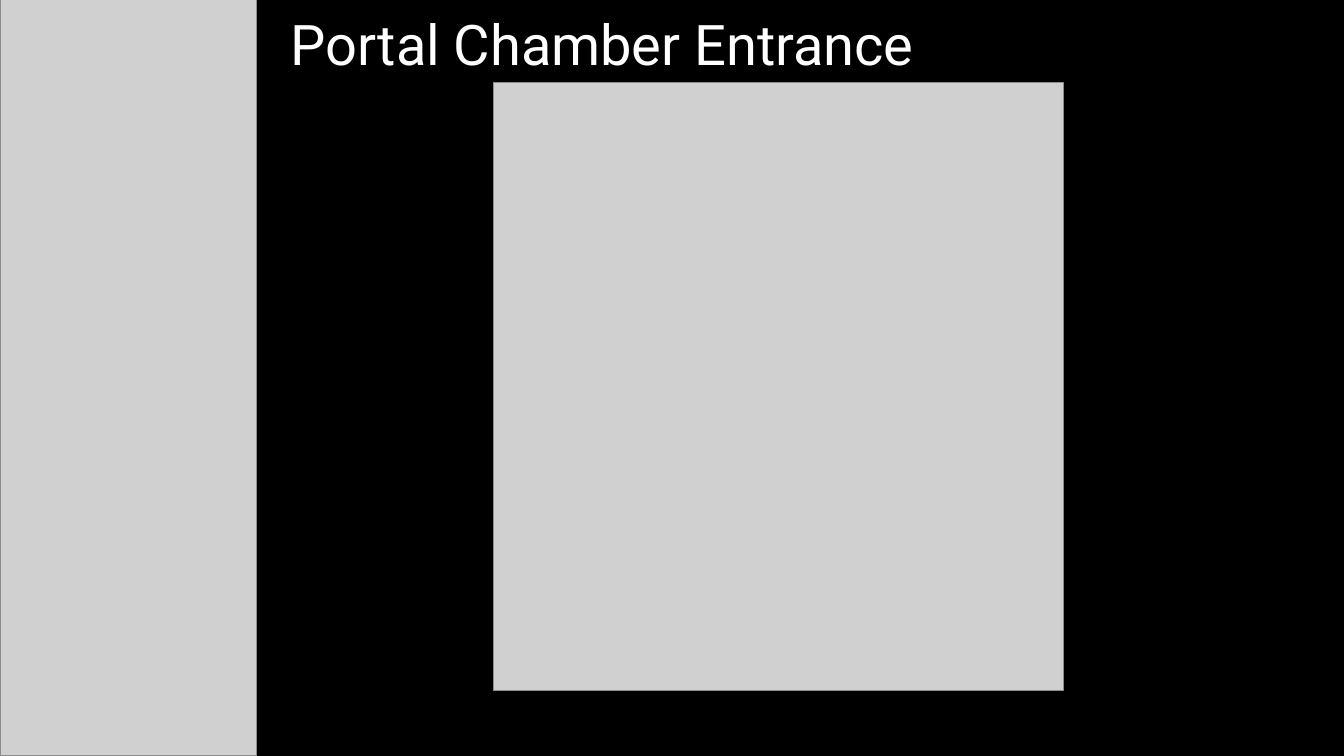
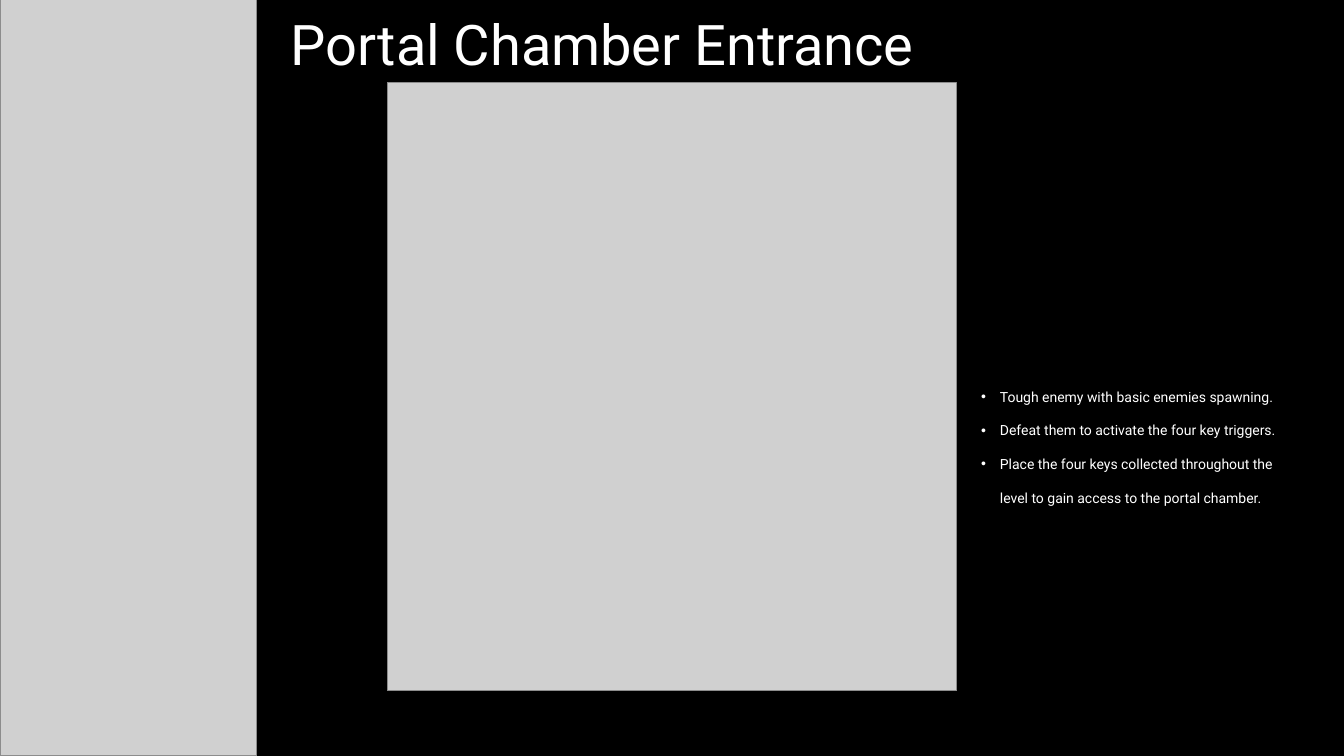
Before and after one commit to Trackneon/Game-Design, a slide deck: slide 14 of Basic Mechanics.pptx (slide 10 before the commit). Drawn at 1344x756 pixels with LibreOffice and Linux fonts; fonts in the diff are those of the drawing; grey boxes stand for pictures; background and template pictures are left out. Boxes give left, top, right and bottom in pixels: in the first picture for what was removed or moved away, otherwise in the second. Text is boxed around its words. In the diff, an @@ line names an element or a change of style, - is before the commit and + after.

```diff
--- a/Basic Mechanics.pptx
+++ b/Basic Mechanics.pptx
@@ picture: place and size @@
-picture at [494, 83, 1064, 691]
+picture at [387, 83, 957, 691]
@@ text added at [1000, 391, 1275, 506], 10 pt, text #FFFFFF @@
+  • Tough enemy with basic enemies spawning.
+  • Defeat them to activate the four key triggers.
+  • Place the four keys collected throughout the level to gain access to the portal chamber.
```
Also in this commit, not shown: 7 other slides changed, 5 slides added, 1 slide removed.
